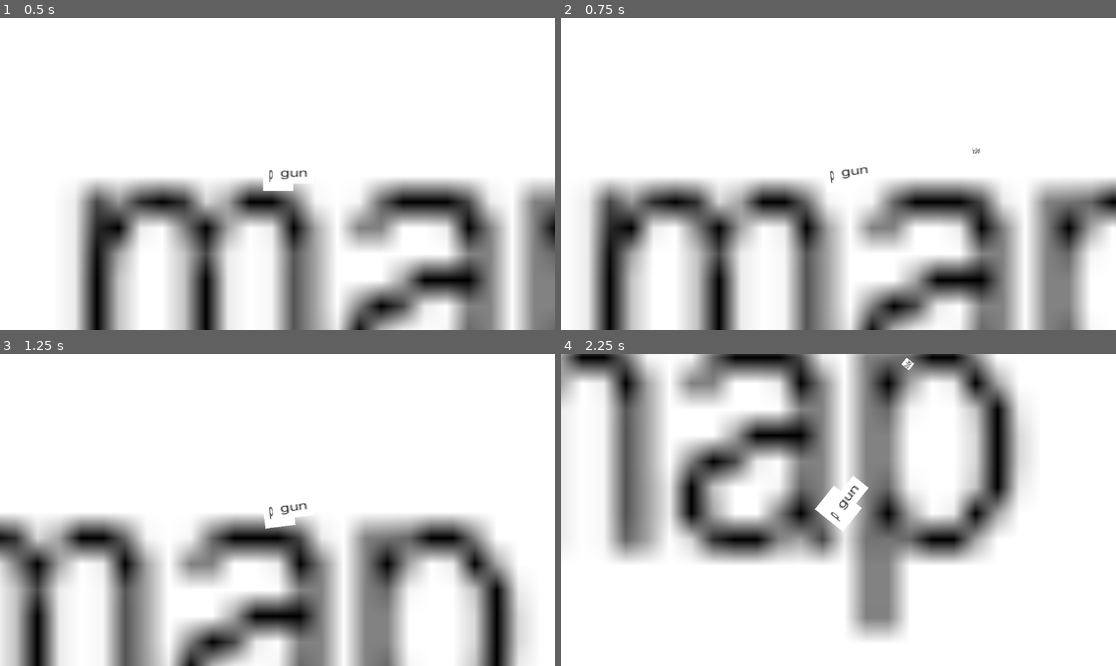
Above: before the commit, frames 1-4 (two rows, left to right).
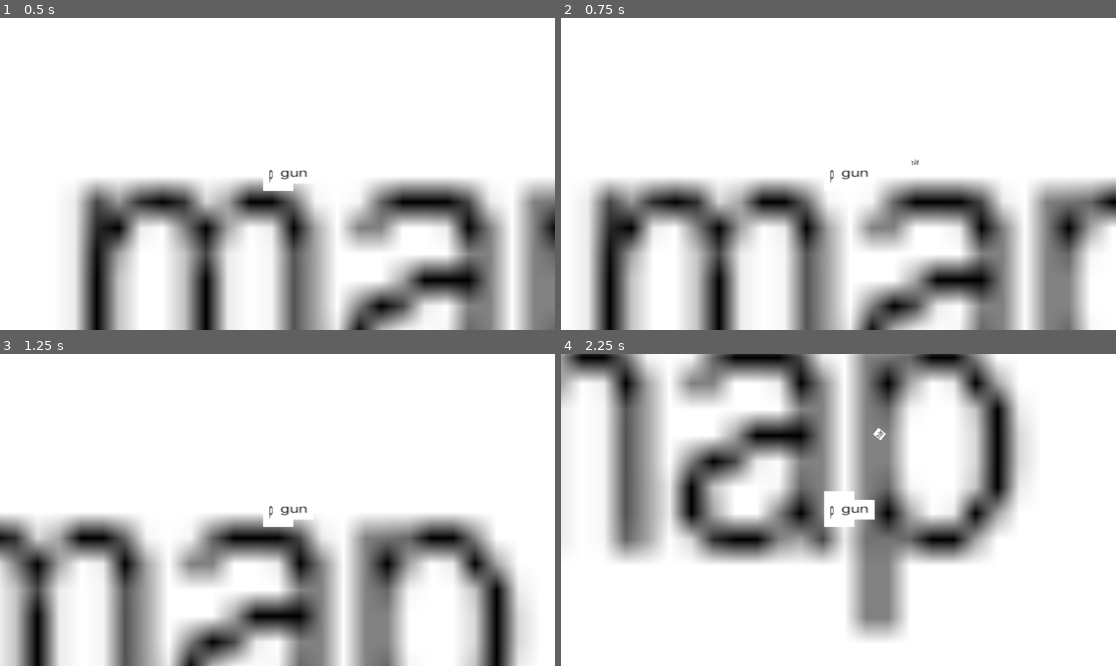
Above: after the commit, the same moments.

Repository: azhu9/Game-Project
Game: Godot game, scene res://map.tscn
Two runs of this game, one before a commit and one after it. Both use one fixed random seed, a clock stepped at 60 frames per second and the inputs below.
Inputs (mouse positions are in pixels of both pictures, inside the frame that each line leads up to):
- Up to frame 1 (0.5 s): no input
- Up to frame 2 (0.75 s): tap Enter at 0.5 s; move the mouse to (960, 158) at 0.52 s; press the mouse at (960, 158) at 0.53 s; hold D (right) from 0.53 s (still down)
- Up to frame 3 (1.25 s): keep holding D (right)
- Up to frame 4 (2.25 s): move the mouse to (727, 525) at 1.27 s; release D (right) at 1.28 s; release the mouse at (727, 525) at 1.28 s; hold S (down) 1.28-2.03 s; click (727, 525) at 1.35 s; move the mouse to (894, 441) at 2.02 s; press the mouse at (894, 441) at 2.03 s; hold D (right) from 2.03 s (still down)

Frame 1 is identical in both runs. In frame 2, 0.1% of the frame differs, in the area x 48-76%, y 41-54%; in frame 3, 0.2%; in frame 4, 0.8%, in the area x 45-64%, y 1-57%.

Commit message:
8d movement w rotation, briefly switches direction to shoot

Diff:
--- a/Marker2D.gd
+++ b/Marker2D.gd
@@ -1,4 +1,4 @@
 extends Marker2D
 
-func _process(delta):
-	rotate(get_angle_to(get_global_mouse_position()))
+#func _process(delta):
+	#rotate(get_angle_to(get_global_mouse_position()))
--- a/Player.gd
+++ b/Player.gd
@@ -1,6 +1,19 @@
 extends CharacterBody2D
+
+var shooting:bool
 
 func _physics_process(delta):
 	var direction = Input.get_vector("left","right","up","down")
 	velocity = direction * 500
 	move_and_slide()
+
+	if velocity.length() > 0.0 and shooting == false:
+		rotation = velocity.angle()
+
+
+func _input(event):
+	if event.is_action_pressed("click"):
+		shooting = true
+		rotate(get_angle_to(get_global_mouse_position()))
+		await get_tree().create_timer(0.1).timeout
+		shooting = false
--- a/gun.gd
+++ b/gun.gd
@@ -10,4 +10,5 @@
 
 func _input(event):
 	if event.is_action_pressed("click"):
+		await get_tree().create_timer(0.1).timeout
 		shoot()
